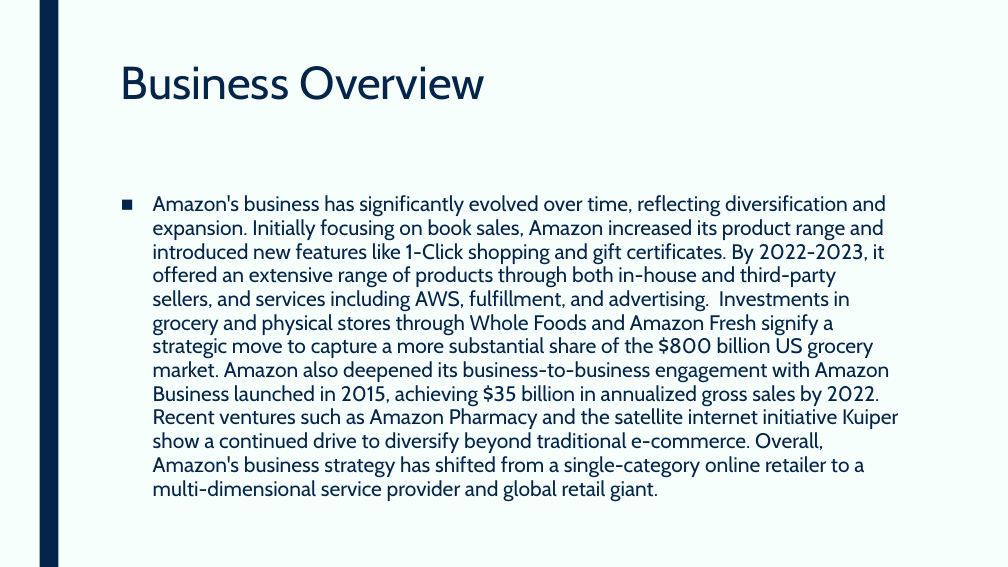
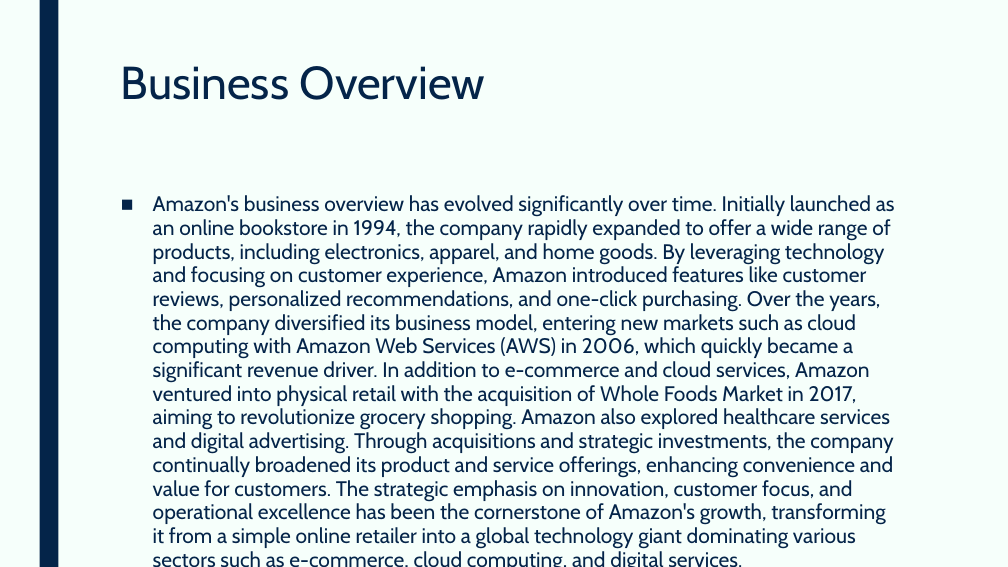
Before and after one commit to devangovind/AMUCLDISS, a slide deck: slide 2 of fastapi-backend/app/pres/output.pptx. Drawn at 1008x567 pixels with LibreOffice and Linux fonts; fonts in the diff are those of the drawing. Boxes give left, top, right and bottom in pixels: in the first picture for what was removed or moved away, otherwise in the second. Text is boxed around its words. In the diff, an @@ line names an element or a change of style, - is before the commit and + after.

```diff
--- a/fastapi-backend/app/pres/output.pptx
+++ b/fastapi-backend/app/pres/output.pptx
@@ text at [153,195,895,549]: text changed @@
-■ Amazon's business has significantly evolved over time, reflecting diversification and expansion. Initially focusing on book sales, Amazon increased its product range and introduced new features like 1-Click shopping and gift certificates. By 2022-2023, it offered an extensive range of products through both in-house and third-party sellers, and services including AWS, fulfillment, and advertising. Investments in grocery and physical stores through Whole Foods and Amazon Fresh signify a strategic move to capture a more substantial share of the $800 billion US grocery market. Amazon also deepened its business-to-business engagement with Amazon Business launched in 2015, achieving $35 billion in annualized gross sales by 2022. Recent ventures such as Amazon Pharmacy and the satellite internet initiative Kuiper show a continued drive to diversify beyond traditional e-commerce. Overall, Amazon's business strategy has shifted from a single-category online retailer to a multi-dimensional service provider and global retail giant.
+■ Amazon's business overview has evolved significantly over time. Initially launched as an online bookstore in 1994, the company rapidly expanded to offer a wide range of products, including electronics, apparel, and home goods. By leveraging technology and focusing on customer experience, Amazon introduced features like customer reviews, personalized recommendations, and one-click purchasing. Over the years, the company diversified its business model, entering new markets such as cloud computing with Amazon Web Services (AWS) in 2006, which quickly became a significant revenue driver. In addition to e-commerce and cloud services, Amazon ventured into physical retail with the acquisition of Whole Foods Market in 2017, aiming to revolutionize grocery shopping. Amazon also explored healthcare services and digital advertising. Through acquisitions and strategic investments, the company continually broadened its product and service offerings, enhancing convenience and value for customers. The strategic emphasis on innovation, customer focus, and operational excellence has been the cornerstone of Amazon's growth, transforming it from a simple online retailer into a global technology giant dominating various sectors such as e-commerce, cloud computing, and digital services.
```
Also in this commit, not shown: 3 other slides changed, 4 other files.
